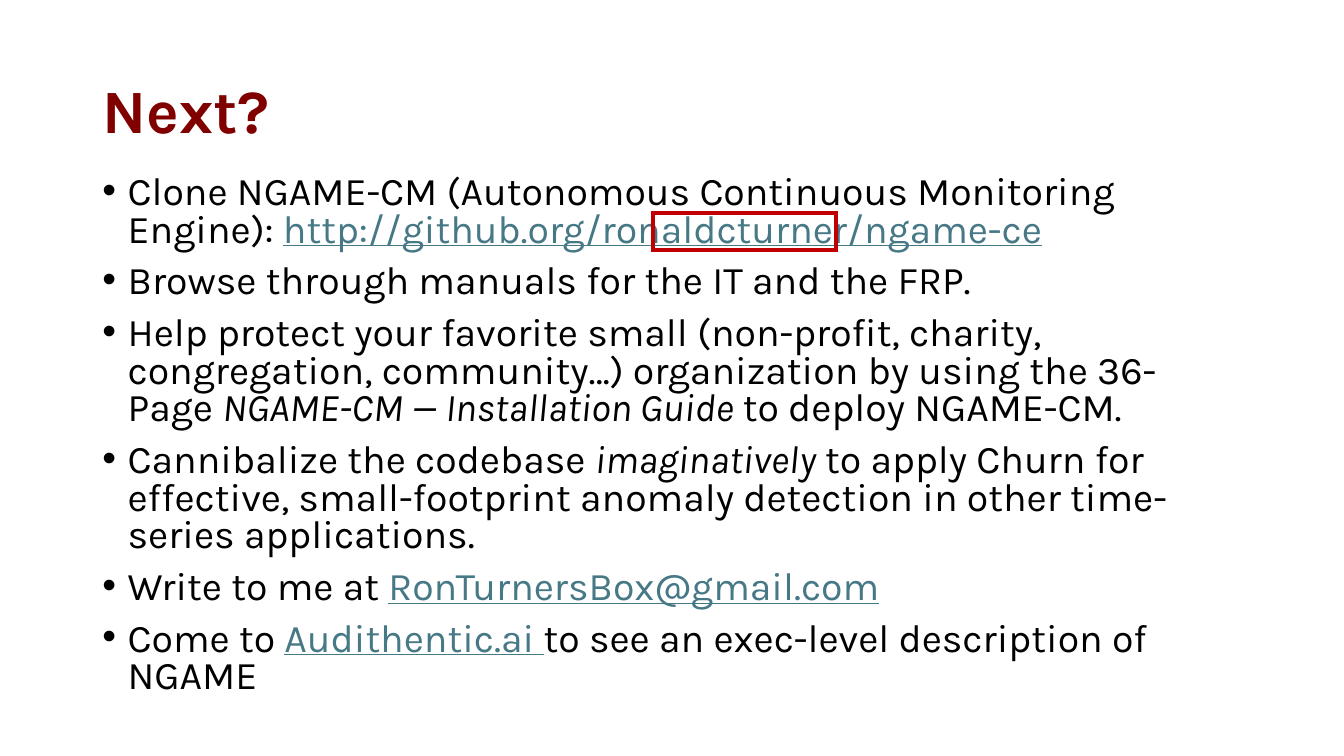
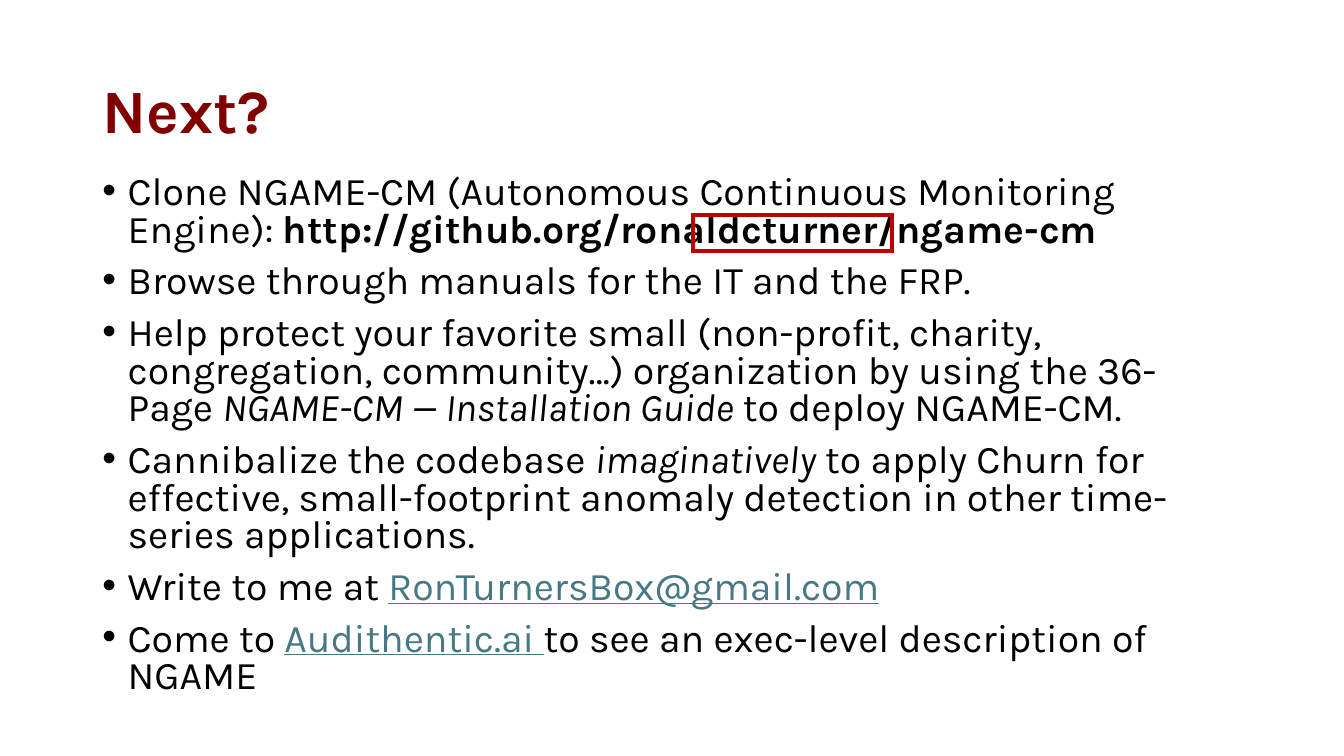
Before and after one commit to ronaldcturner/ngame-cm, a slide deck: slide 30 of ODSC-AI Preso-Final.pptx. Drawn at 1344x756 pixels with LibreOffice and Linux fonts; fonts in the diff are those of the drawing. Boxes give left, top, right and bottom in pixels: in the first picture for what was removed or moved away, otherwise in the second. Text is boxed around its words. In the diff, an @@ line names an element or a change of style, - is before the commit and + after.

```diff
--- a/ODSC-AI Preso-Final.pptx
+++ b/ODSC-AI Preso-Final.pptx
@@ text at (128,176,1114,253): text changed @@
-• Clone NGAME-CM (Autonomous Continuous Monitoring Engine): http://github.org/ronaldcturner/ngame-ce
+• Clone NGAME-CM (Autonomous Continuous Monitoring Engine): http://github.org/ronaldcturner/ngame-cm
@@ rectangle: place and size @@
-rectangle at (653,213,836,249)
+rectangle at (693,215,892,251)
```
